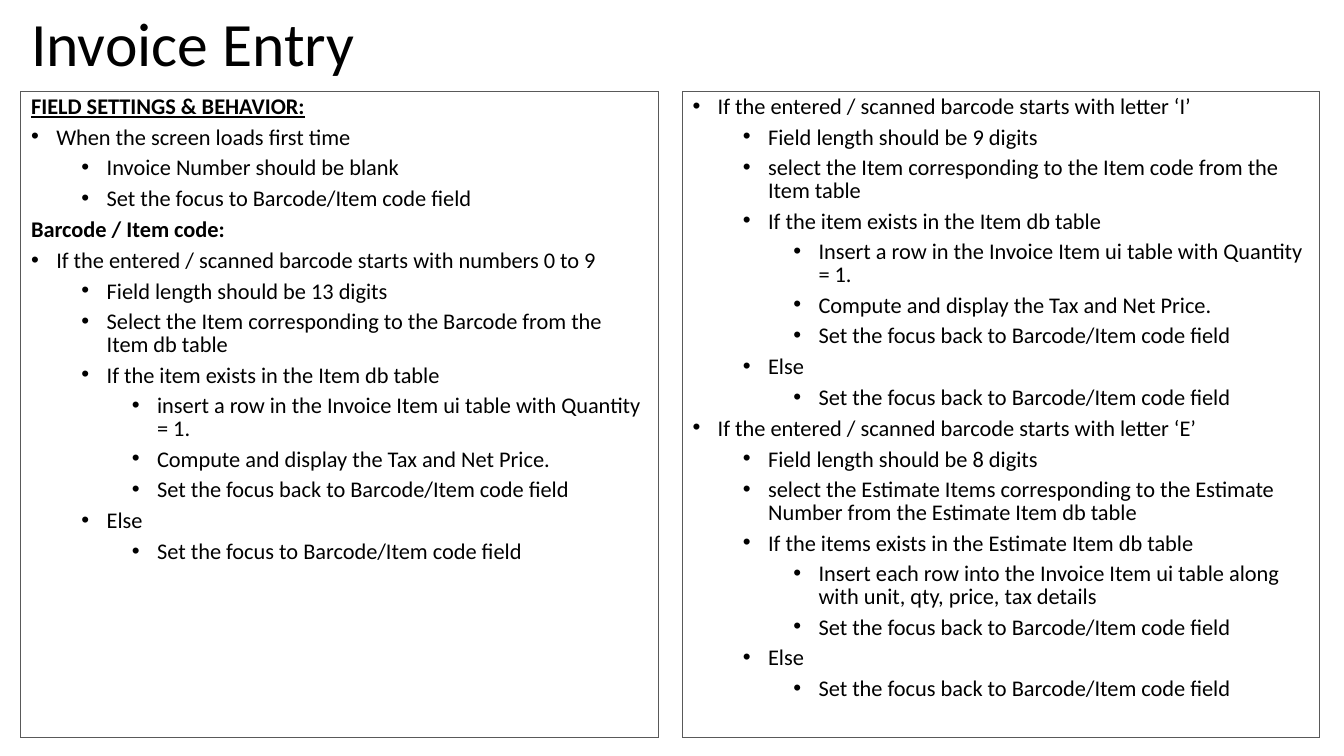
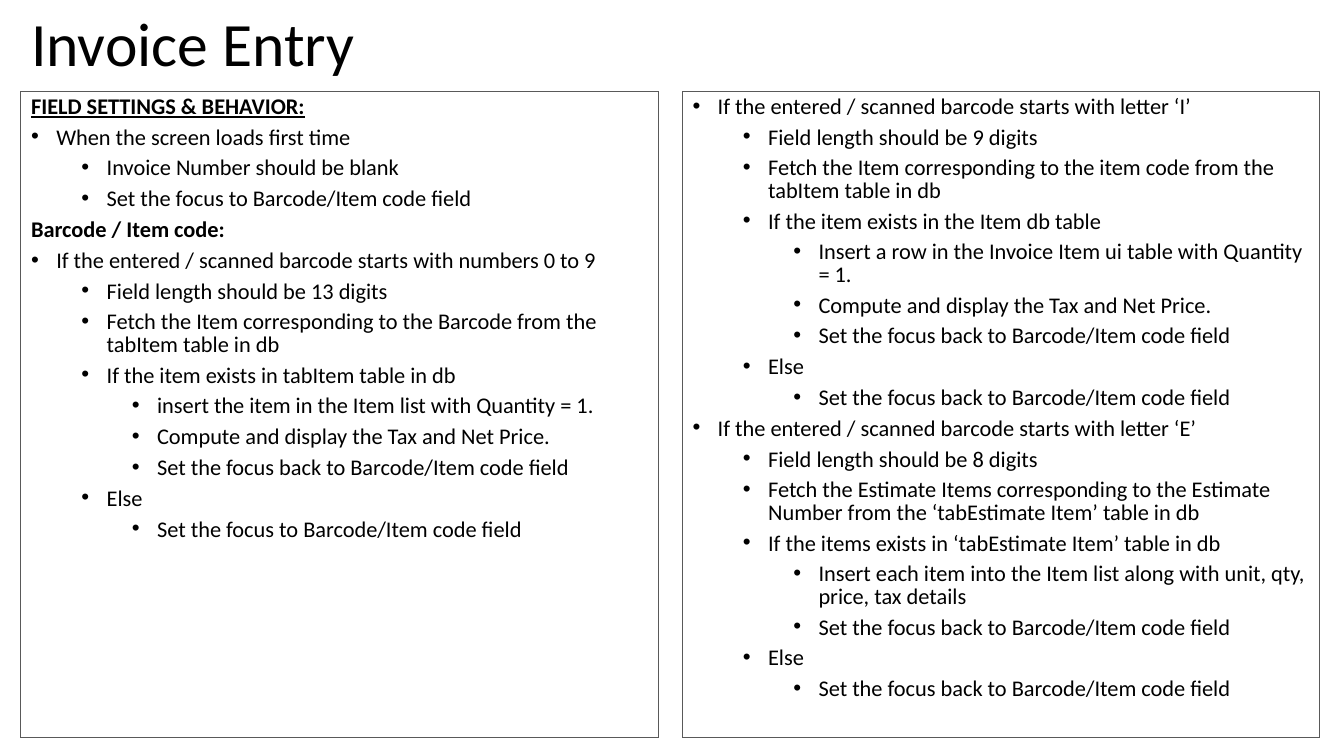
Before and after one commit to valignit/Documents, a slide deck: slide 19 of brief-specs.pptx. Drawn at 1344x756 pixels with LibreOffice and Linux fonts; fonts in the diff are those of the drawing. Boxes give left, top, right and bottom in pixels: in the first picture for what was removed or moved away, otherwise in the second. Text is boxed around its words. In the diff, an @@ line names an element or a change of style, - is before the commit and + after.

```diff
--- a/brief-specs.pptx
+++ b/brief-specs.pptx
@@ text in rectangle at [768,159,1274,198]: text changed @@
-  • select the Item corresponding to the Item code from the Item table
+  • Fetch the Item corresponding to the item code from the tabItem table in db
@@ text at [107,313,596,417]: text changed @@
-  • Select the Item corresponding to the Barcode from the Item db table
-  • If the item exists in the Item db table
-    • insert a row in the Invoice Item ui table with Quantity = 1.
+  • Fetch the Item corresponding to the Barcode from the tabItem table in db
+  • If the item exists in tabItem table in db
+    • insert the item in the Item list with Quantity = 1.
@@ text in rectangle at [768,481,1304,608]: text changed @@
-  • select the Estimate Items corresponding to the Estimate Number from the Estimate Item db table
-  • If the items exists in the Estimate Item db table
-    • Insert each row into the Invoice Item ui table along with unit, qty, price, tax details
+  • Fetch the Estimate Items corresponding to the Estimate Number from the ‘tabEstimate Item’ table in db
+  • If the items exists in ‘tabEstimate Item’ table in db
+    • Insert each item into the Item list along with unit, qty, price, tax details
```
Also in this commit, not shown: 17 other slides changed.
